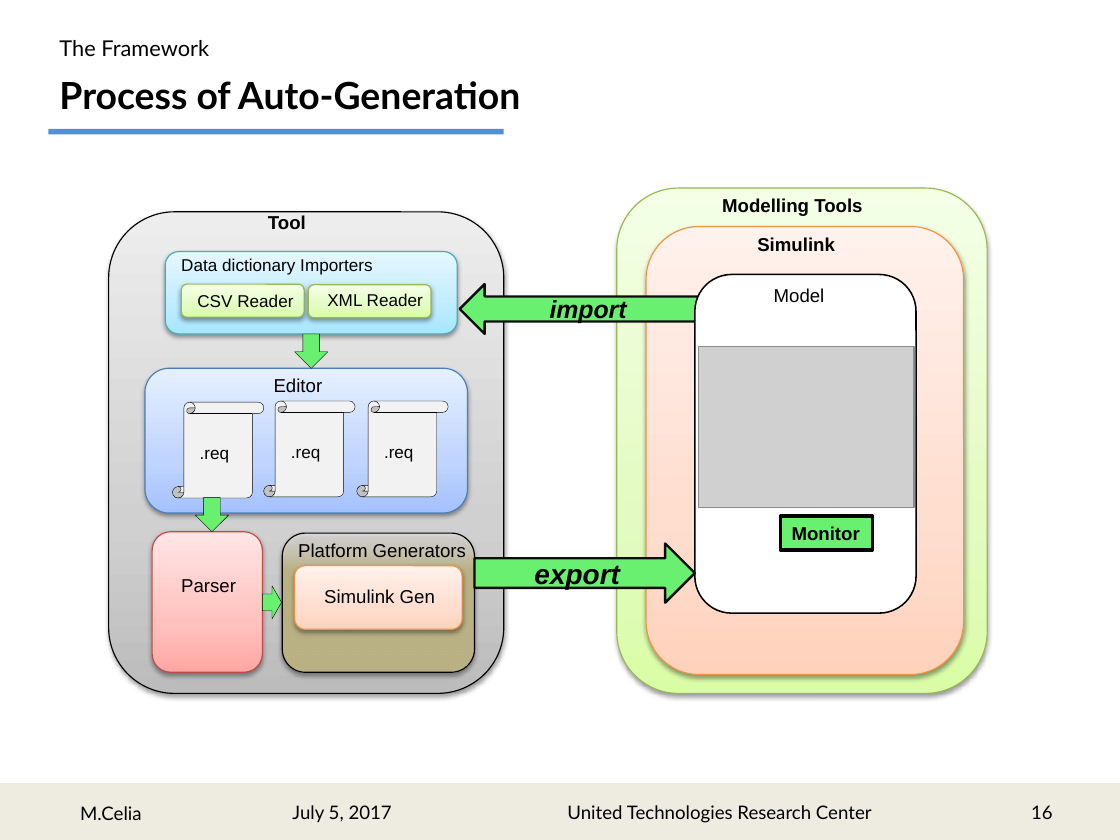
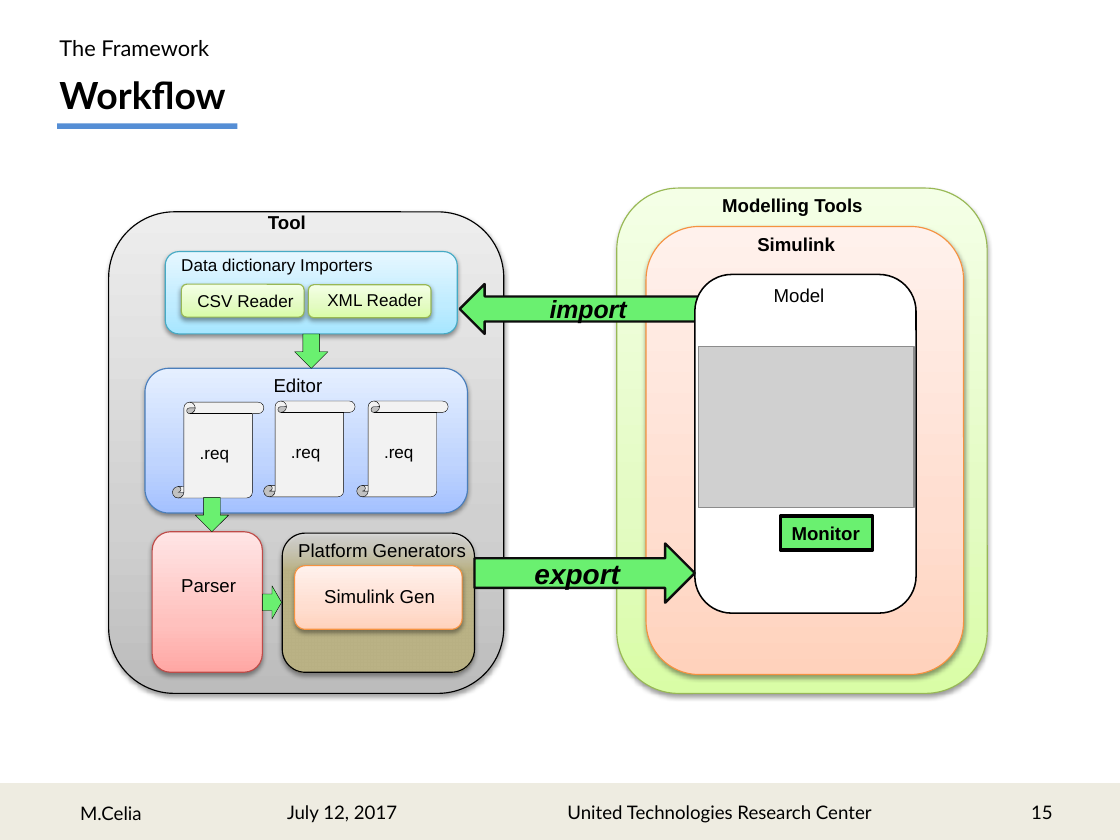
Before and after one commit to marcocelia/Master-Thesis, a slide deck: slide 15 of Presentation/RMpresentation_r1.pptx (slide 16 before the commit). Drawn at 1120x840 pixels with LibreOffice and Linux fonts; fonts in the diff are those of the drawing; grey boxes stand for pictures. Boxes give left, top, right and bottom in pixels: in the first picture for what was removed or moved away, otherwise in the second. Text is boxed around its words. In the diff, an @@ line names an element or a change of style, - is before the commit and + after.

```diff
--- a/Presentation/RMpresentation_r1.pptx
+++ b/Presentation/RMpresentation_r1.pptx
@@ text at (59,81,225,110): text changed @@
-Process of Auto-Generation
+Workflow
@@ rectangle: place and size @@
-rectangle at (48,129,504,134)
+rectangle at (57,123,237,129)
@@ text at (287,805,397,823): text changed @@
-July 5, 2017
+July 12, 2017
@@ page number at (1031,805,1053,819): text changed @@
-16
+15
```
Also in this commit, not shown: 27 other slides changed, 1 slide added, 1 slide removed, 12 other files.
